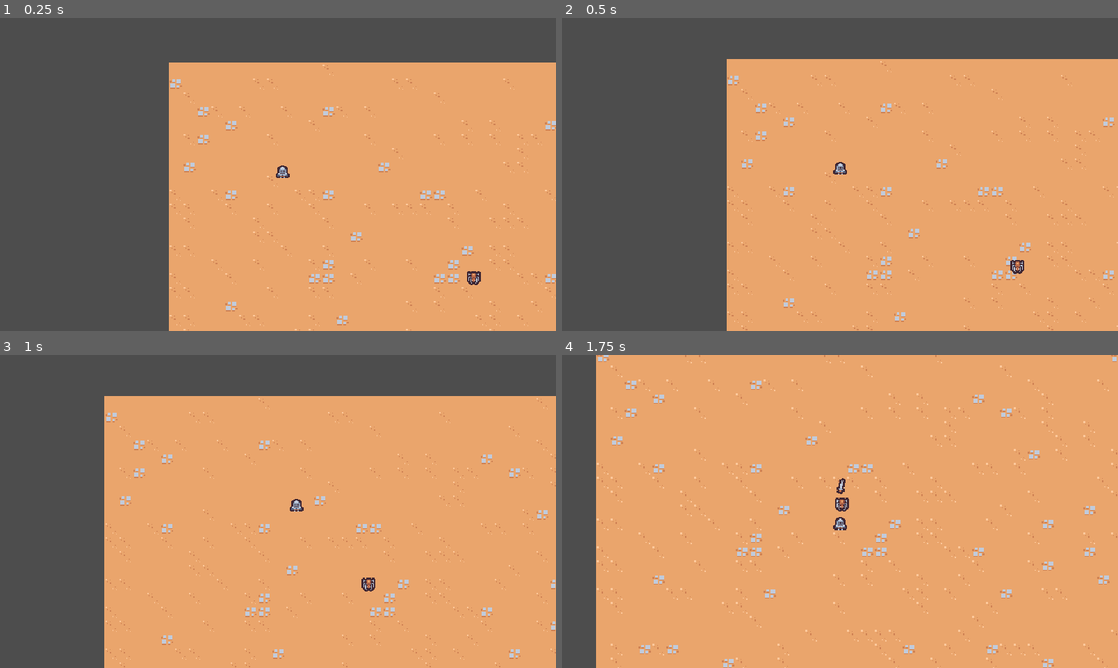
Above: before the commit, frames 1-4 (two rows, left to right).
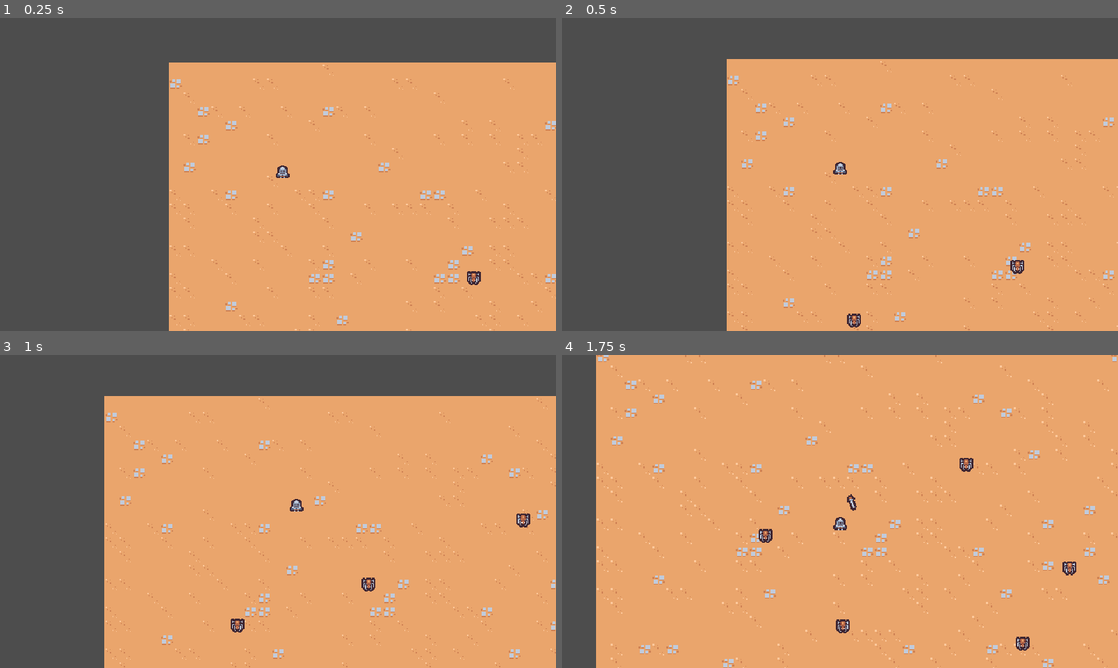
Above: after the commit, the same moments.

Repository: RyanLeB/Shrouded
Game: Godot game, scene res://Scenes/Main/main.tscn
Two runs of this game, one before a commit and one after it. Both use one fixed random seed, a clock stepped at 60 frames per second and the inputs below.
Inputs:
- Up to frame 1 (0.25 s): no input
- Up to frame 2 (0.5 s): no input
- Up to frame 3 (1 s): hold D (move_right) from 0.53 s (still down)
- Up to frame 4 (1.75 s): release D (move_right) at 1.28 s; hold S (move_down) from 1.28 s (still down)

Frame 1 is identical in both runs. In frame 2, 0.1% of the frame differs, in the area x 51-54%, y 94-99%; in frame 3, 0.2%; in frame 4, 0.7%, in the area x 35-93%, y 32-95%.

Commit message:
sword destroying enemies

Diff:
--- a/Scenes/Ability/sword-ability/sword_ability.tscn
+++ b/Scenes/Ability/sword-ability/sword_ability.tscn
@@ -44,6 +44,18 @@
 "method": &"queue_free"
 }]
 }
+tracks/3/type = "value"
+tracks/3/imported = false
+tracks/3/enabled = true
+tracks/3/path = NodePath("Area2D/CollisionShape2D:disabled")
+tracks/3/interp = 1
+tracks/3/loop_wrap = true
+tracks/3/keys = {
+"times": PackedFloat32Array(0, 0.2, 0.4),
+"transitions": PackedFloat32Array(1, 1, 1),
+"update": 1,
+"values": [true, false, true]
+}
 
 [sub_resource type="Animation" id="Animation_yae2w"]
 length = 0.001
@@ -71,12 +83,27 @@
 "update": 0,
 "values": [Vector2(1, 1)]
 }
+tracks/2/type = "value"
+tracks/2/imported = false
+tracks/2/enabled = true
+tracks/2/path = NodePath("Area2D/CollisionShape2D:disabled")
+tracks/2/interp = 1
+tracks/2/loop_wrap = true
+tracks/2/keys = {
+"times": PackedFloat32Array(0),
+"transitions": PackedFloat32Array(1),
+"update": 1,
+"values": [true]
+}
 
 [sub_resource type="AnimationLibrary" id="AnimationLibrary_p1pwl"]
 _data = {
 "RESET": SubResource("Animation_yae2w"),
 "swing": SubResource("Animation_v0gnn")
 }
+
+[sub_resource type="RectangleShape2D" id="RectangleShape2D_biru3"]
+size = Vector2(30, 30)
 
 [node name="SwordAbility" type="Node2D"]
 
@@ -89,3 +116,12 @@
 [node name="Sprite2D" type="Sprite2D" parent="."]
 texture = ExtResource("1_ylsju")
 offset = Vector2(0, -4)
+
+[node name="Area2D" type="Area2D" parent="."]
+collision_layer = 4
+collision_mask = 0
+
+[node name="CollisionShape2D" type="CollisionShape2D" parent="Area2D"]
+position = Vector2(15, 0)
+shape = SubResource("RectangleShape2D_biru3")
+disabled = true
--- a/Scenes/Ability/sword_ability_controller/sword_ability_controller.gd
+++ b/Scenes/Ability/sword_ability_controller/sword_ability_controller.gd
@@ -1,4 +1,6 @@
 extends Node
+
+const MAX_RANGE = 150
 
 @export var sword_ability: PackedScene
 
@@ -9,10 +11,30 @@
 
 
 func on_timer_timeout():
+
 	var player = get_tree().get_first_node_in_group("player") as Node2D
 	if player == null:
 		return
 
+	var enemies = get_tree().get_nodes_in_group("enemy")
+	enemies = enemies.filter(func(enemy: Node2D):
+		return enemy.global_position.distance_squared_to(player.global_position) < pow(MAX_RANGE, 2)
+
+	)
+
+	if enemies.size() == 0:
+		return
+
+	enemies.sort_custom(func(a: Node2D, b: Node2D):
+		var a_distance = a.global_position.distance_squared_to(player.global_position)
+		var b_distance = b.global_position.distance_squared_to(player.global_position)
+		return a_distance < b_distance
+	)
+
 	var sword_instance = sword_ability.instantiate() as Node2D
 	player.get_parent().add_child(sword_instance)
-	sword_instance.global_position = player.global_position
+	sword_instance.global_position = enemies[0].global_position
+	sword_instance.global_position += Vector2.RIGHT.rotated(randf_range(0, TAU)) * 4
+
+	var enemy_direction = enemies[0].global_position - sword_instance.global_position
+	sword_instance.rotation = enemy_direction.angle()
--- a/Scenes/Main/main.tscn
+++ b/Scenes/Main/main.tscn
@@ -19,3 +19,18 @@
 
 [node name="BasicEnemy" parent="." instance=ExtResource("4_udupb")]
 position = Vector2(303, 183)
+
+[node name="BasicEnemy2" parent="." instance=ExtResource("4_udupb")]
+position = Vector2(256, 383)
+
+[node name="BasicEnemy3" parent="." instance=ExtResource("4_udupb")]
+position = Vector2(492, 73)
+
+[node name="BasicEnemy4" parent="." instance=ExtResource("4_udupb")]
+position = Vector2(603, 239)
+
+[node name="BasicEnemy5" parent="." instance=ExtResource("4_udupb")]
+position = Vector2(86, 264)
+
+[node name="BasicEnemy6" parent="." instance=ExtResource("4_udupb")]
+position = Vector2(530, 360)
--- a/Scenes/basic_enemy/basic_enemy.gd
+++ b/Scenes/basic_enemy/basic_enemy.gd
@@ -4,7 +4,7 @@
 
 # Called when the node enters the scene tree for the first time.
 func _ready():
-	pass # Replace with function body.
+	$Area2D.area_entered.connect(on_area_entered)
 
 
 # Called every frame. 'delta' is the elapsed time since the previous frame.
@@ -19,3 +19,7 @@
 	if player_node != null:
 		return (player_node.global_position - global_position).normalized()
 	return Vector2.ZERO
+
+
+func on_area_entered(other_area: Area2D):
+	queue_free()
--- a/Scenes/basic_enemy/basic_enemy.tscn
+++ b/Scenes/basic_enemy/basic_enemy.tscn
@@ -1,14 +1,25 @@
-[gd_scene load_steps=4 format=3 uid="uid://bkcuahjo37wb2"]
+[gd_scene load_steps=5 format=3 uid="uid://bkcuahjo37wb2"]
 
 [ext_resource type="Script" path="res://Scenes/basic_enemy/basic_enemy.gd" id="1_4rlg5"]
 [ext_resource type="Texture2D" uid="uid://bwr46uv7ehpr5" path="res://Scenes/basic_enemy/basic_enemy.png" id="2_06t44"]
 
+[sub_resource type="CircleShape2D" id="CircleShape2D_3uvxs"]
+radius = 12.0
+
 [sub_resource type="CircleShape2D" id="CircleShape2D_cxrvu"]
 radius = 5.0
 
-[node name="BasicEnemy" type="CharacterBody2D"]
+[node name="BasicEnemy" type="CharacterBody2D" groups=["enemy"]]
 collision_layer = 0
 script = ExtResource("1_4rlg5")
+
+[node name="Area2D" type="Area2D" parent="."]
+collision_layer = 0
+collision_mask = 4
+
+[node name="CollisionShape2D" type="CollisionShape2D" parent="Area2D"]
+position = Vector2(0, -6)
+shape = SubResource("CircleShape2D_3uvxs")
 
 [node name="Sprite2D" type="Sprite2D" parent="."]
 texture = ExtResource("2_06t44")
--- a/project.godot
+++ b/project.godot
@@ -50,6 +50,12 @@
 ]
 }
 
+[layer_names]
+
+2d_physics/layer_1="Terrain"
+2d_physics/layer_2="Player"
+2d_physics/layer_3="Enemy"
+
 [rendering]
 
 textures/canvas_textures/default_texture_filter=0
Not shown: 1 places in Scenes/Ability/sword-ability/sword_ability.tscn that only renumber resources
